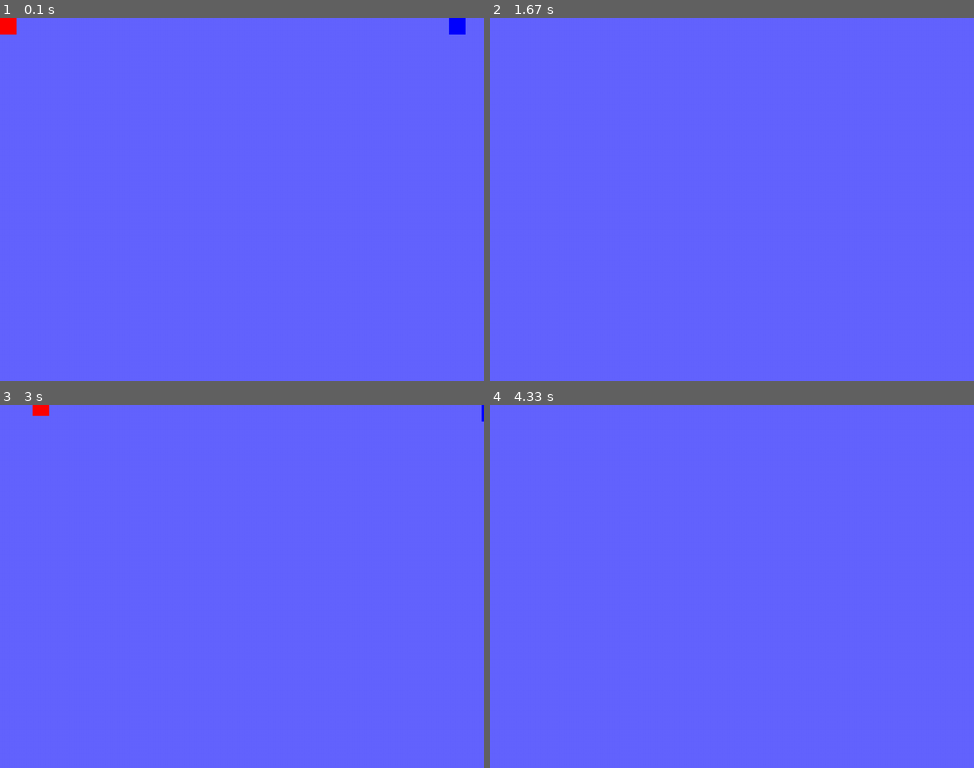
Above: before the commit, frames 1-4 (two rows, left to right).
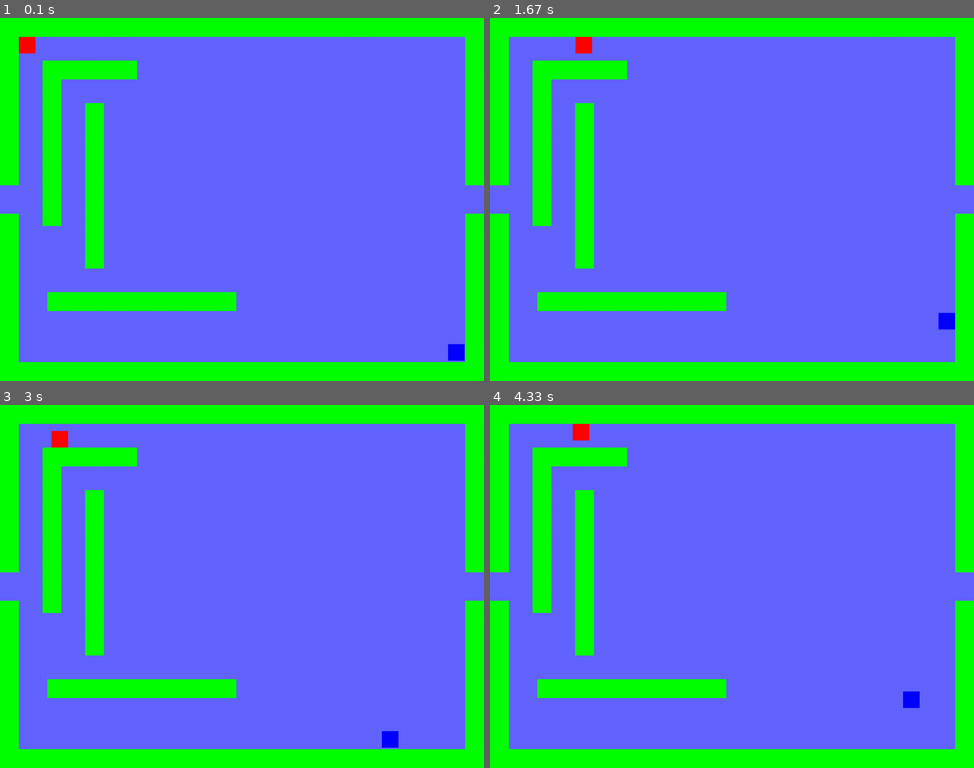
Above: after the commit, the same moments.

Repository: samsantea/Pygame-Project
Game: pygame game, started from main.py
Same seed, same stepped clock (60 frames per second), same inputs: the game is played once before the commit and once after it.
Inputs:
- Up to frame 1 (0.1 s): no input
- Up to frame 2 (1.67 s): tap W at 0.33 s; hold Right 0.67-1.13 s; hold D 0.67-1.13 s; hold Up 1.17-1.47 s; hold W 1.17-1.47 s; hold Right from 1.5 s (still down); hold D from 1.5 s (still down)
- Up to frame 3 (3 s): release Right at 1.97 s; release D at 1.97 s; hold Left 2-2.53 s; hold A 2-2.53 s; hold Down 2.57-2.87 s; hold S 2.57-2.87 s; hold Left from 2.9 s (still down); hold A from 2.9 s (still down)
- Up to frame 4 (4.33 s): release Left at 3.3 s; release A at 3.3 s; hold Up 3.33-3.7 s; hold W 3.33-3.7 s; hold Right from 3.73 s (still down); hold D from 3.73 s (still down)

The runs differ from the first frame. In frame 1, 24% of the frame differs, in the area x 0-100%, y 0-100%; in frame 2, 24%; in frame 3, 24%; in frame 4, 24%.

Commit message:
Added a few walls and wall collision.

Diff:
--- a/main.py
+++ b/main.py
@@ -88,6 +88,34 @@
         """Stop the player"""
         self.x_vel = 0
         self.y_vel = 0
+
+class Wall(pygame.sprite.Sprite):
+    """Wall
+
+    Attributes:
+        image: visual representation
+        rect: mathematical representation
+    """
+
+    def __init__(self, width: int, height: int, coords: tuple) -> None:
+        """
+        Arguments:
+            width: width of the wall
+            height: height of the wall
+            coords: tuple of (x,y) to represent location
+        """
+
+        # Call the superclass constructor
+        super().__init__()
+
+        self.image = pygame.Surface((width, height))
+        self.image.fill(GREEN)  # TODO: choose a colour you like
+
+        # Based on the image, create a Rect for the block
+        self.rect = self.image.get_rect()
+
+        # Set the top left of the wall to be at coords
+        self.rect.topleft = coords
 
 def main() -> None:
     """Driver of the Python script"""
@@ -103,16 +131,37 @@
     time_start = time.time()
     time_introduction = 7
     time_invincible = 3
+    wall_attributes = [
+        [40, 354, (0, 0)],
+        [40, 354, (0, 414)],
+        [40, 354, (984, 0)],
+        [40, 354, (984, 414)],
+        [1024, 40, (0, 0)],
+        [1024, 40, (0, 728)],
+        [40, 350, (90, 90)],
+        [200, 40, (90, 90)],
+        [40, 350, (180, 180)],
+        [400, 40, (100, 580)],
+    ]
 
     # Create a group of sprites to hold Sprites
     all_sprites = pygame.sprite.Group()
     player_sprites = pygame.sprite.Group()
     wall_sprites = pygame.sprite.Group()
 
-    player_one = Player((0, 0), RED)
-    player_two = Player((950, 0), BLUE)
+
+    for attribute in wall_attributes:
+        wall = Wall(*attribute)
+
+        wall_sprites.add(wall)
+        all_sprites.add(wall)
+
+    player_one = Player((40, 40), RED)
+    player_two = Player((948, 690), BLUE)
     all_sprites.add(player_one)
     all_sprites.add(player_two)
+    player_sprites.add(player_one)
+    player_sprites.add(player_two)
 
     # ----------- MAIN LOOP
     while not done:
@@ -161,6 +210,25 @@
 
         all_sprites.update()
 
+        # See if we hit anything
+        for player in player_sprites:
+            block_hit_list = pygame.sprite.spritecollide(player, wall_sprites, False) # TODO: fix teleportation bug
+            for block in block_hit_list:
+                # If the player is moving right,
+                # Set their right side to the left side of the block hit
+                if player.x_vel > 0:
+                    player.rect.right = block.rect.left
+                elif player.x_vel < 0:
+                    # If the player is moving left, do the opposite
+                    player.rect.left = block.rect.right
+                elif player.y_vel > 0:
+                    # If the player is moving down,
+                    # Set their bottom side to the top of the block hit
+                    player.rect.bottom = block.rect.top
+                elif player.y_vel < 0:
+                    # If the player is moving up, do the opposite
+                    player.rect.top = block.rect.bottom
+
         # ----------- DRAW THE ENVIRONMENT
         screen.fill(BGCOLOUR)  # fill with bgcolor
 
